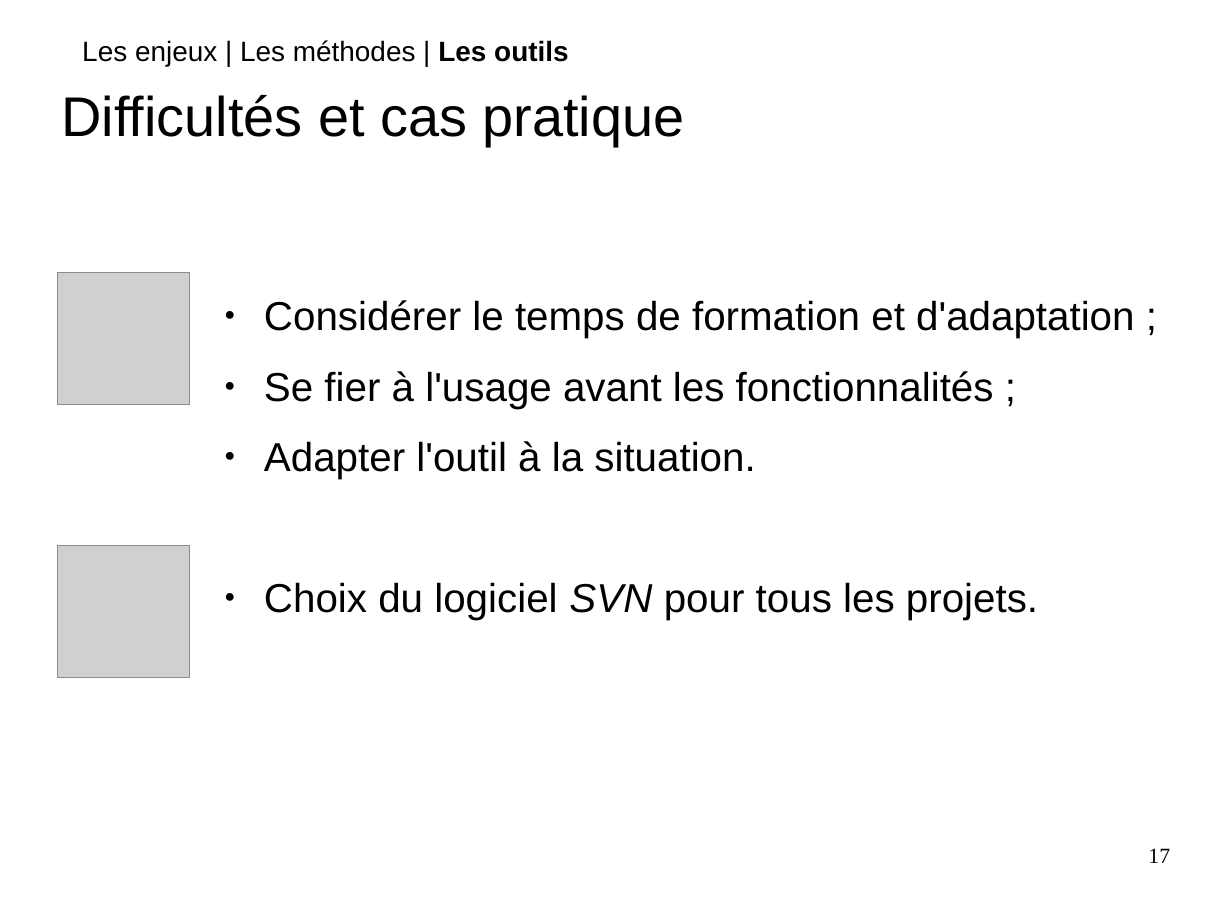
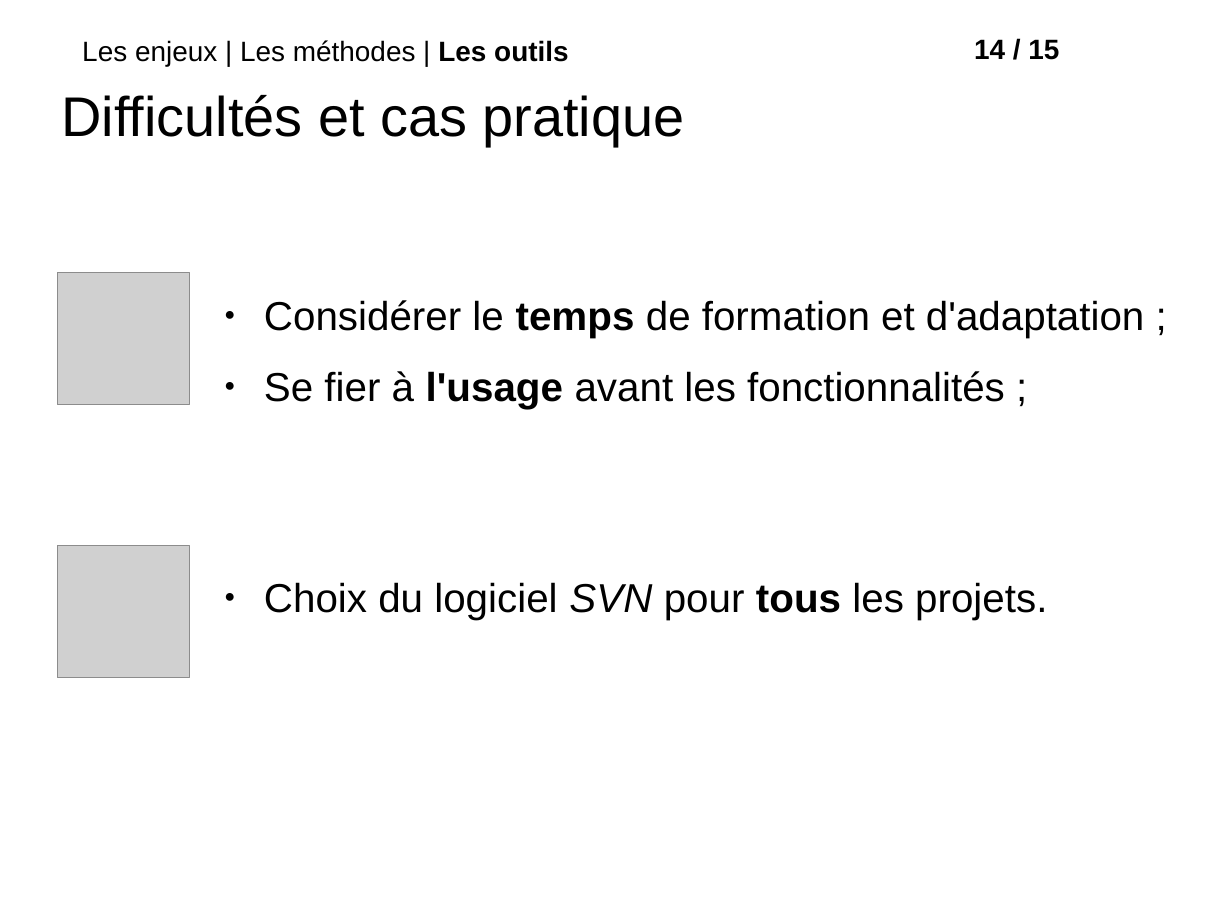
Before and after one commit to roipoussiere/organisation-collaborative-du-travail, a slide deck: slide 15 of organisation_collaborative_du_travail.odp (slide 17 before the commit). Drawn at 1232x924 pixels with LibreOffice and Linux fonts; fonts in the diff are those of the drawing; grey boxes stand for pictures; background and template pictures are left out. Boxes give left, top, right and bottom in pixels: in the first picture for what was removed or moved away, otherwise in the second. Text is boxed around its words. In the diff, an @@ line names an element or a change of style, - is before the commit and + after.

```diff
--- a/organisation_collaborative_du_travail.odp
+++ b/organisation_collaborative_du_travail.odp
@@ text added at (974,39,1059,60), 18 pt, text #000000, bold @@
+14 / 15
@@ text "Considérer le temps de formation ..." at (264,300,1144,620): bold on in "temps", "l'usage", "tous" @@
@@ text at (264,441,755,479): paragraph removed @@
-● Adapter l'outil à la situation.
@@ page number removed at (1148,848,1170,863) @@
-17
```
Also in this commit, not shown: 14 other slides changed, 1 slide added, 3 slides removed, 4 other files.
